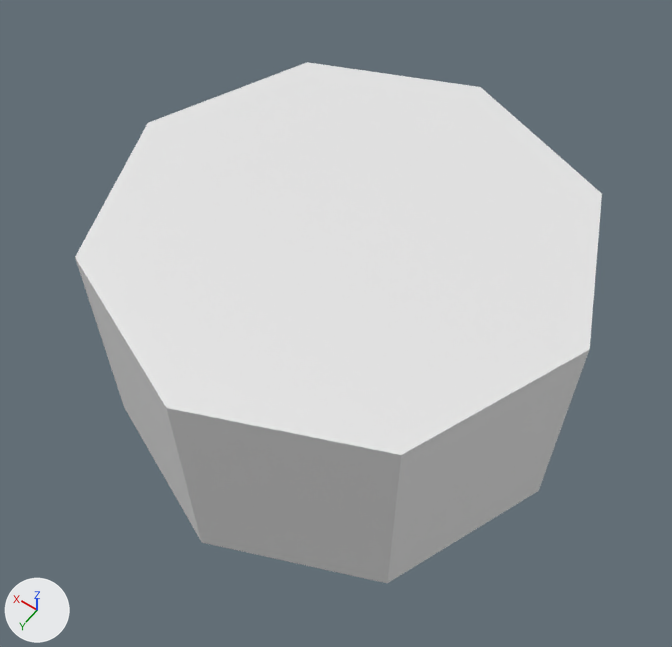
Renders of the FBX model Assets/Models/Effects/LaserBar.fbx from each side of a commit.
One viewpoint serves both versions: a camera (50 mm lens) standing at (-1.39, 2.01, 3.52) and looking at (-0.01, 0.08, 0.48). The lights are fixed; the arrows at lower left show +X, +Y and +Z.
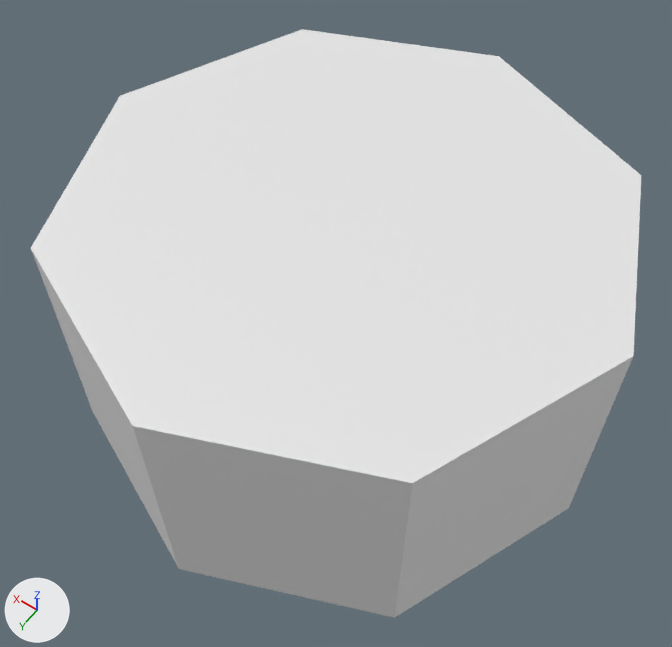
Pixel boxes (x1, y1, x2, y2) of what changed, in the pictures (672 x 647 px):
```json
{"object": "Cylinder", "change": "reshaped", "before": [75, 62, 602, 583], "after": [31, 29, 641, 618], "on screen": "16% wider, 13% taller"}
{"part": 1, "of": "me_cylinder", "change": "added", "after": [31, 29, 641, 618]}
{"part": 2, "of": "me_cylinder", "change": "cut back", "before": [75, 62, 602, 583]}
```

Scene script edits in JSON lines:
```json
{"op": "add", "block": "mat_material_001", "code": ["mat_material_001 = principled_material('Material.001')", "mat_material_001.base_color = (0.0, 0.0, 0.0)  # black #000000"]}
{"op": "add", "block": "mat_material_002", "code": ["mat_material_002 = principled_material('Material.002')", "mat_material_002.base_color = (0.8, 0.8, 0.8)  # white #e7e7e7"]}
{"block": "me_cylinder", "where": "# used by ob_cylinder; location = (0.0, 0.0, 0.0)"}
{"block": "me_cylinder", "where": "# verts and faces of me_cylinder; kept vertices keep their numbers, new ones are numbered from 16"}
{"block": "me_cylinder", "where": "# before: 0 (0.0, 1.0, 0.0) at pixel (201, 542), 1 (0.0, 1.0, 1.0) at pixel (166, 407), 2 (0.71, 0.71, 0.0) at pixel (124, 407), 3 (0.71, 0.71, 1.0) at pixel (74, 257), 4 (1.0, 0.0, 0.0)"}
{"block": "me_cylinder", "where": "# before: 5 (1.0, 0.0, 1.0) at pixel (147, 122), 6 (0.71, -0.71, 0.0), 7 (0.71, -0.71, 1.0) at pixel (307, 62), 8 (0.0, -1.0, 0.0), 9 (0.0, -1.0, 1.0) at pixel (480, 87)"}
{"block": "me_cylinder", "where": "# before: 10 (-0.71, -0.71, 0.0), 11 (-0.71, -0.71, 1.0) at pixel (602, 193), 12 (-1.0, 0.0, 0.0) at pixel (538, 490), 13 (-1.0, 0.0, 1.0) at pixel (589, 349), 14 (-0.71, 0.71, 0.0) at pixel (387, 583)"}
{"block": "me_cylinder", "where": "# before: 15 (-0.71, 0.71, 1.0) at pixel (401, 455)"}
{"op": "remove", "block": "me_cylinder", "code": "me_cylinder.from_pydata(...)  # 16 vertices, 10 faces; spans x -1.0..1.0, y -1.0..1.0, z 0.0..1.0"}
{"op": "add", "block": "me_cylinder", "code": "me_cylinder.from_pydata(...)  # 32 vertices, 18 faces; spans x -1.14..1.14, y -1.14..1.14, z 0.0..1.07"}
{"block": "me_cylinder", "change": "me_cylinder part 1: a new loose piece of 16 vertices spanning x -1.14..1.14, y -1.14..1.14, z 0.0..1.07, in mat_material_002 (white #e7e7e7)"}
{"block": "me_cylinder", "change": "me_cylinder part 2"}
{"op": "add", "block": "me_cylinder", "code": "delete_faces([(0, 2, 4, 6, 8, 10, 12, 14)])"}
{"op": "add", "block": "me_cylinder", "code": "for i in [1, 3, 5, 7, 9, 11, 13, 15]: verts[i] += (0.0, 0.0, 0.07)"}
{"op": "add", "block": "me_cylinder", "code": "me_cylinder.materials.append(mat_material_001)  # black #000000"}
{"op": "add", "block": "me_cylinder", "code": "me_cylinder.materials.append(mat_material_002)  # white #e7e7e7"}
```
